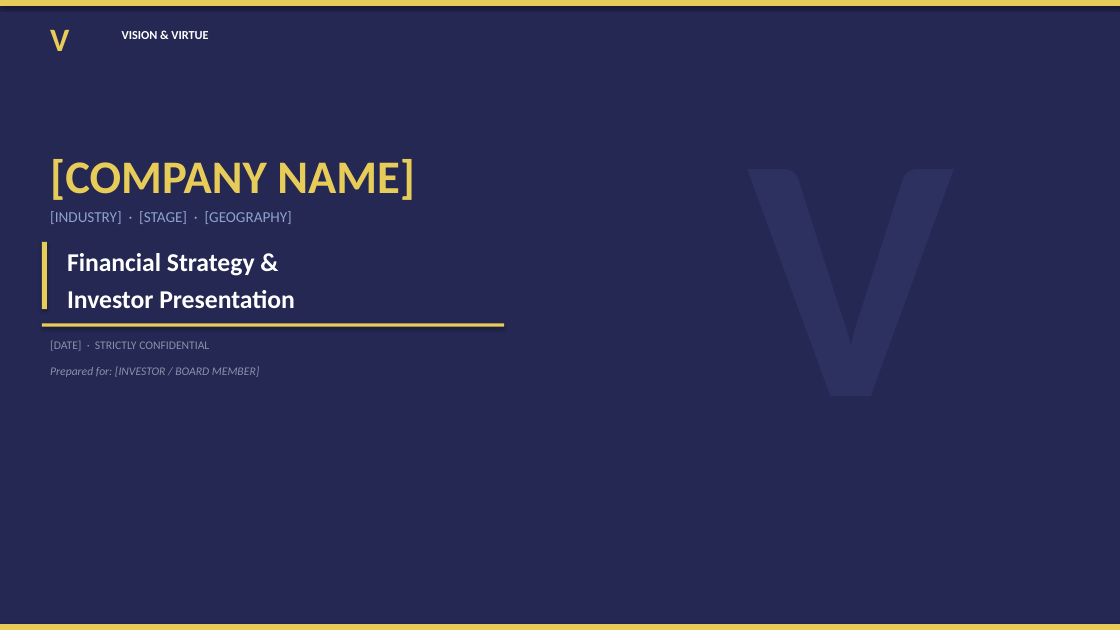
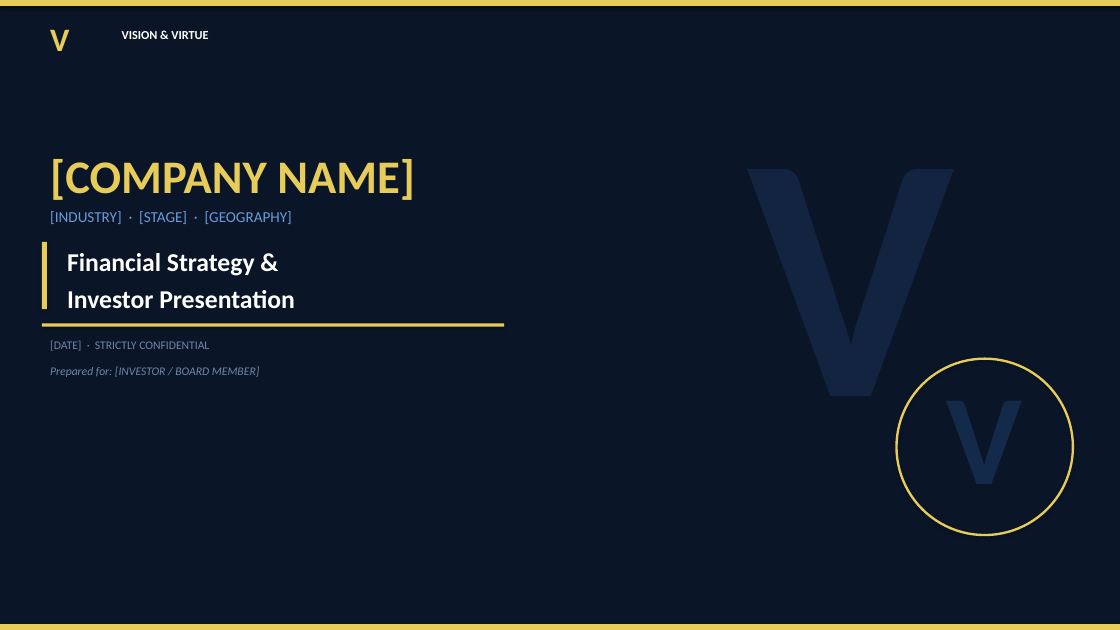
Before and after one commit to Vision-Virtue/Vision-Virtue, a slide deck: slide 1 of VisionVirtue_PPT_Template.pptx. Drawn at 1120x630 pixels with LibreOffice and Linux fonts; fonts in the diff are those of the drawing. Boxes give left, top, right and bottom in pixels: in the first picture for what was removed or moved away, otherwise in the second. Text is boxed around its words. In the diff, an @@ line names an element or a change of style, - is before the commit and + after.

```diff
--- a/VisionVirtue_PPT_Template.pptx
+++ b/VisionVirtue_PPT_Template.pptx
@@ background #242852 to #0A1628 @@
@@ text "[INDUSTRY] · [STAGE] · [GEOGRAPHY]" at bbox=[50, 211, 292, 224]: text colour #8FA1CF to #6B9BDB @@
@@ text "[DATE] · STRICTLY CONFIDENTIAL" at bbox=[50, 340, 209, 351]: text colour #8892AA to #7085A8 @@
@@ ellipse added at bbox=[897, 359, 1073, 535], outline #E7CC59 2 pt @@
@@ text "Prepared for: [INVESTOR / BOARD ..." at bbox=[50, 366, 259, 377]: text colour #8892AA to #7085A8 @@
@@ text added at bbox=[748, 362, 955, 476], 300 pt, text #122440, bold @@
+V
@@ text added at bbox=[947, 362, 1023, 519], 110 pt, text #142A4A, bold @@
+V
```
Also in this commit, not shown: 19 other slides changed.
